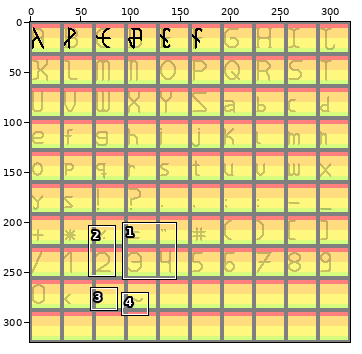
A pixel-art file gets an edit: ElementalWard/Assets/ElementalWard/Base/Core/Font.ase. The picture above shows the old version from afar; the outline marks the close-up.
Close-up. Before:
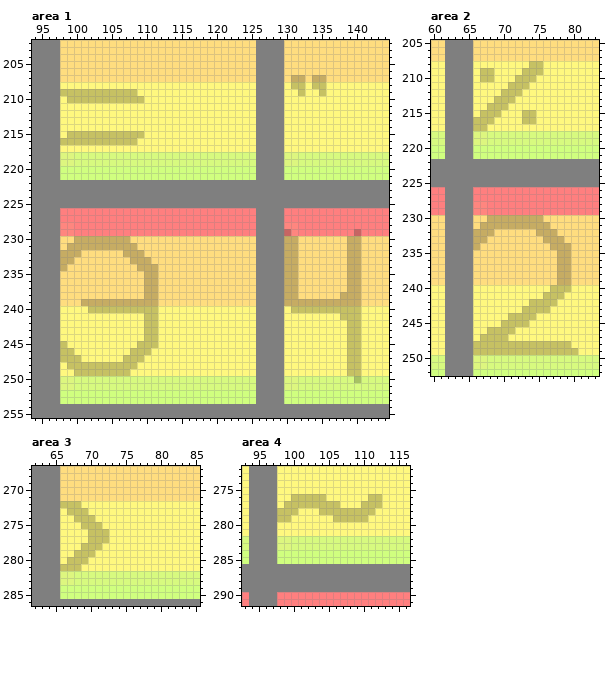
320x320 pixels, 1 frame. Colours within 5 levels of each other are drawn and written as one. Shown: area 1: x 94..144, y 202..255; area 2: x 60..83, y 205..252; area 3: x 62..85, y 267..286; area 4: x 93..116, y 272..291. The commit also changed other parts of the picture, which this record leaves out.
The result:
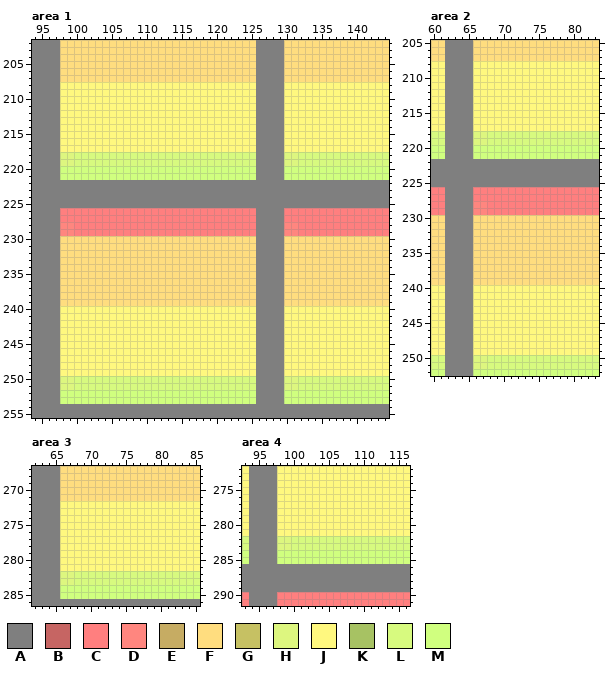
Palette (. is transparent): A #7f7f7f  B #c66563  C #ff7f7f  D #ff867f  E #c6ac63  F #ffdd7f  G #c6c163  H #ddf67f  J #fff87f  K #a7c263  L #d7fa7f  M #d0ff7f
What changed:
layer "Font" now hidden
Area 1:
y 207: x 131..132 EE -> FF; x 134..135 EE -> FF
y 208: x 131..132 GG -> JJ; x 134..135 GG -> JJ
y 209: x 98..108 GGGGGGGGGGG -> JJJJJJJJJJJ; x 132 G -> J; x 135 G -> J
y 210: x 99..109 GGGGGGGGGGG -> JJJJJJJJJJJ
y 215: x 99..109 GGGGGGGGGGG -> JJJJJJJJJJJ
y 216: x 98..108 GGGGGGGGGGG -> JJJJJJJJJJJ
y 229: x 130 B -> D; x 140 B -> C
y 230: x 100..107 EEEEEEEE -> FFFFFFFF; x 130..131 EE -> FF; x 139..140 EE -> FF
y 231: x 99..108 EEEEEEEEEE -> FFFFFFFFFF; x 130..131 EE -> FF; x 139..140 EE -> FF
y 232: x 98..100 EEE -> FFF; x 107..109 EEE -> FFF; x 130..131 EE -> FF; x 139..140 EE -> FF
y 233: x 98..99 EE -> FF; x 108..110 EEE -> FFF; x 130..131 EE -> FF; x 139..140 EE -> FF
y 234: x 98 E -> F; x 109..111 EEE -> FFF; x 130..131 EE -> FF; x 139..140 EE -> FF
y 235..237: x 110..111 EE -> FF; x 130..131 EE -> FF; x 139..140 EE -> FF
y 238: x 110..111 EE -> FF; x 130..131 EE -> FF; x 138..140 EEE -> FFF
y 239: x 101..111 EEEEEEEEEEE -> FFFFFFFFFFF; x 130..140 EEEEEEEEEEE -> FFFFFFFFFFF
y 240: x 102..111 GGGGGGGGGG -> JJJJJJJJJJ; x 131..140 GGGGGGGGGG -> JJJJJJJJJJ
y 241: x 110..111 GG -> JJ; x 138..140 GGG -> JJJ
y 242..244: x 110..111 GG -> JJ; x 139..140 GG -> JJ
y 245: x 98 G -> J; x 109..111 GGG -> JJJ; x 139..140 GG -> JJ
y 246: x 98..99 GG -> JJ; x 108..110 GGG -> JJJ; x 139..140 GG -> JJ
y 247: x 98..100 GGG -> JJJ; x 107..109 GGG -> JJJ; x 139..140 GG -> JJ
y 248: x 99..108 GGGGGGGGGG -> JJJJJJJJJJ; x 139..140 GG -> JJ
y 249: x 100..107 GGGGGGGG -> JJJJJJJJ; x 139..140 GG -> JJ
y 250: x 140 K -> L
Area 2:
y 208: x 74..75 GG -> JJ
y 209: x 67..68 GG -> JJ; x 73..75 GGG -> JJJ
y 210: x 67..68 GG -> JJ; x 72..74 GGG -> JJJ
y 211: x 71..73 GGG -> JJJ
y 212: x 70..72 GGG -> JJJ
y 213: x 69..71 GGG -> JJJ
y 214: x 68..70 GGG -> JJJ
y 215: x 67..69 GGG -> JJJ; x 73..74 GG -> JJ
y 216: x 66..68 GGG -> JJJ; x 73..74 GG -> JJ
y 217: x 66..67 GG -> JJ
y 230: x 68..75 EEEEEEEE -> FFFFFFFF
y 231: x 67..76 EEEEEEEEEE -> FFFFFFFFFF
y 232: x 66..68 EEE -> FFF; x 75..77 EEE -> FFF
y 233: x 66..67 EE -> FF; x 76..78 EEE -> FFF
y 234: x 66 E -> F; x 77..79 EEE -> FFF
y 235..239: x 78..79 EE -> FF
y 240: x 77..79 GGG -> JJJ
y 241: x 76..78 GGG -> JJJ
y 242: x 74..77 GGGG -> JJJJ
y 243: x 73..76 GGGG -> JJJJ
y 244: x 71..74 GGGG -> JJJJ
y 245: x 70..73 GGGG -> JJJJ
y 246: x 68..71 GGGG -> JJJJ
y 247: x 67..70 GGGG -> JJJJ
y 248: x 66..79 GGGGGGGGGGGGGG -> JJJJJJJJJJJJJJ
y 249: x 66..80 GGGGGGGGGGGGGGG -> JJJJJJJJJJJJJJJ
Area 3:
y 272: x 66..68 GGG -> JJJ
y 273: x 67..69 GGG -> JJJ
y 274: x 68..70 GGG -> JJJ
y 275: x 69..71 GGG -> JJJ
y 276..277: x 70..72 GGG -> JJJ
y 278: x 69..71 GGG -> JJJ
y 279: x 68..70 GGG -> JJJ
y 280: x 67..69 GGG -> JJJ
y 281: x 66..68 GGG -> JJJ
Area 4:
y 276: x 100..104 GGGGG -> JJJJJ; x 111..112 GG -> JJ
y 277: x 99..106 GGGGGGGG -> JJJJJJJJ; x 110..112 GGG -> JJJ
y 278: x 98..100 GGG -> JJJ; x 104..111 GGGGGGGG -> JJJJJJJJ
y 279: x 98..99 GG -> JJ; x 106..110 GGGGG -> JJJJJ
